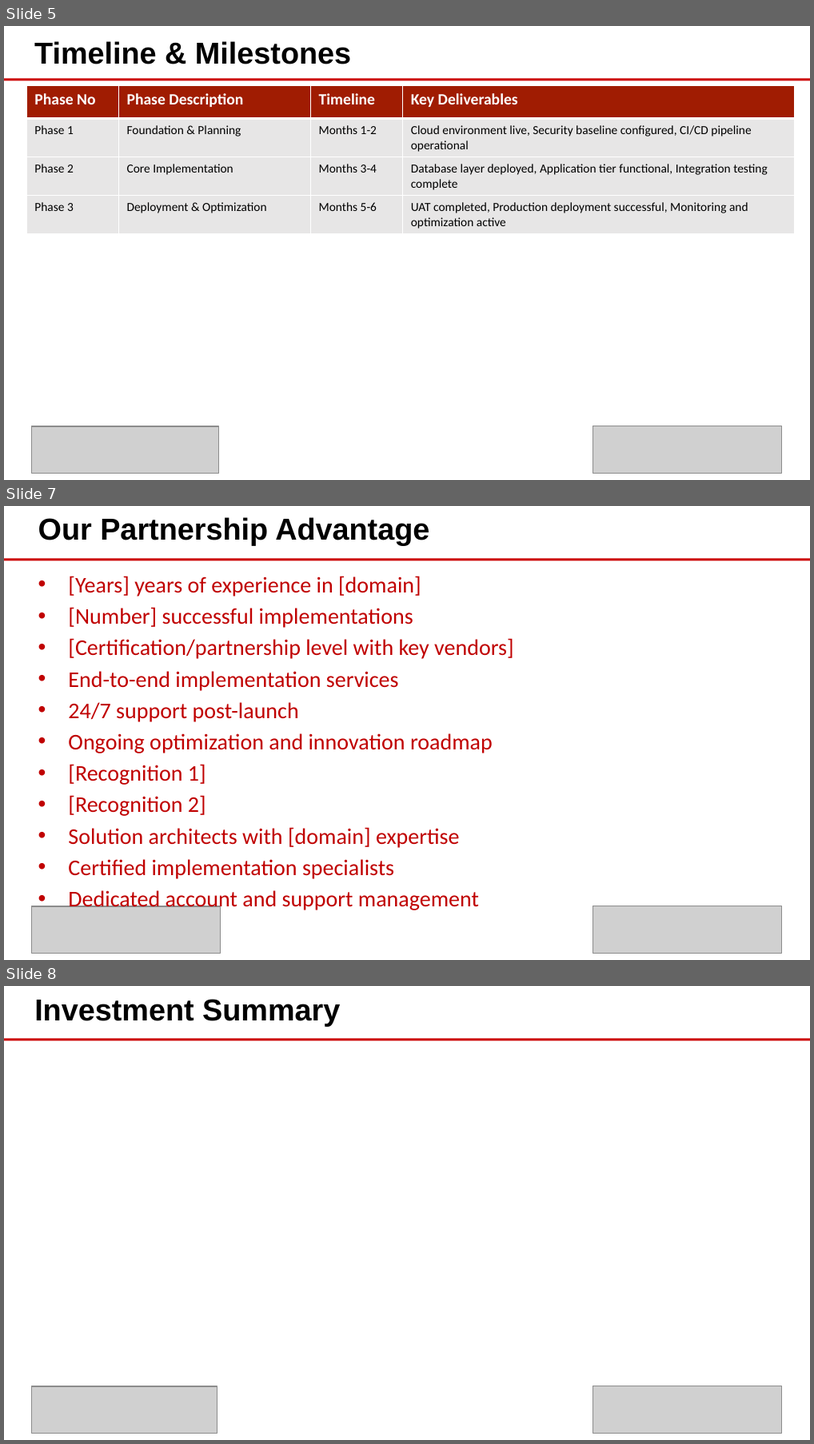
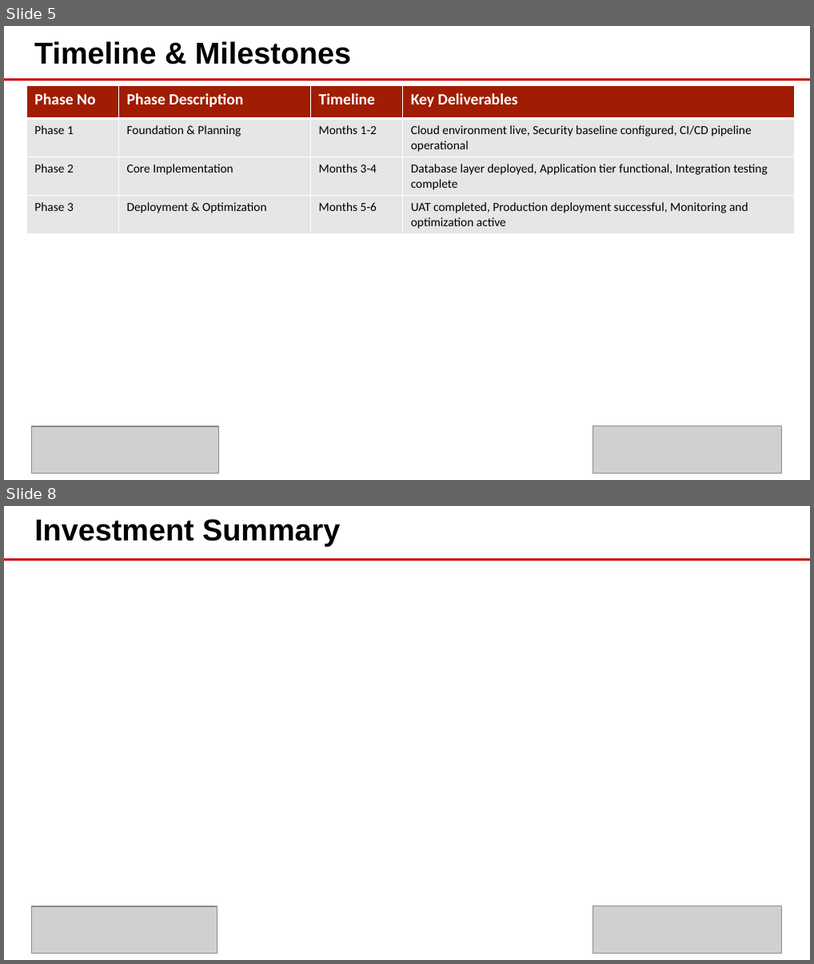
Before and after one commit to eoframework/solutions, a slide deck: solution-template/sample-provider/sample-category/sample-solution/presales/solution-briefing.pptx. Shown one above the other, each under a label of ours: slides 5, 7 and 8 before the commit, slides 5 and 8 after it; the slides between them are not shown. The pictures are 814x1444 and 814x964 pixels, drawn with LibreOffice and Linux fonts; fonts in the diff are those of the drawing; grey boxes stand for pictures; background and template pictures are left out. Boxes give left, top, right and bottom in pixels: in the first picture for what was removed or moved away, otherwise in the second. Text is boxed around its words. In the diff, an @@ line names an element or a change of style, - is before the commit and + after.

Commit message:
Update solution briefing template with enhanced content
- Replace Success Stories placeholder table with detailed case study example
- Add Global Manufacturing Leader success story with quantified results
- Update Partnership Advantage section to two-column format
- Restructure into What We Bring / Value to You columns
- Include specific metrics and value propositions

This provides more compelling template content for solution presentations.

```diff
--- a/solution-template/sample-provider/sample-category/sample-solution/presales/solution-briefing.pptx
+++ b/solution-template/sample-provider/sample-category/sample-solution/presales/solution-briefing.pptx
@@ slide 7 removed at <box>4,506,810,960</box>, background #FFFFFF; not listed: 1 template element that a slide beside it also shows @@
@@ text removed at <box>38,517,430,546</box> @@
-Our Partnership Advantage
@@ text removed at <box>68,576,514,912</box> @@
-• [Years] years of experience in [domain]
-• [Number] successful implementations
-• [Certification/partnership level with key vendors]
-• End-to-end implementation services
-• 24/7 support post-launch
-• Ongoing optimization and innovation roadmap
-• [Recognition 1]
-• [Recognition 2]
-• Solution architects with [domain] expertise
-• Certified implementation specialists
-• Dedicated account and support management
@@ picture removed at <box>31,906,220,952</box> @@
@@ picture removed at <box>594,906,782,952</box> @@
```
Also in this commit, not shown: 1 slide changed, 1 slide added, 1 other file.
